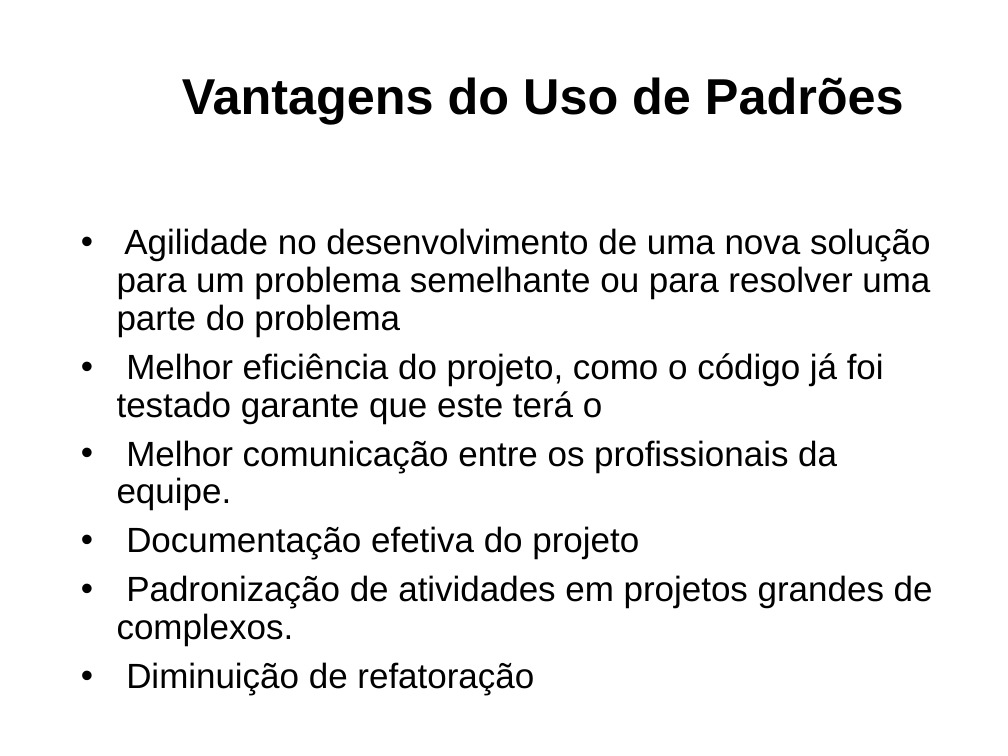
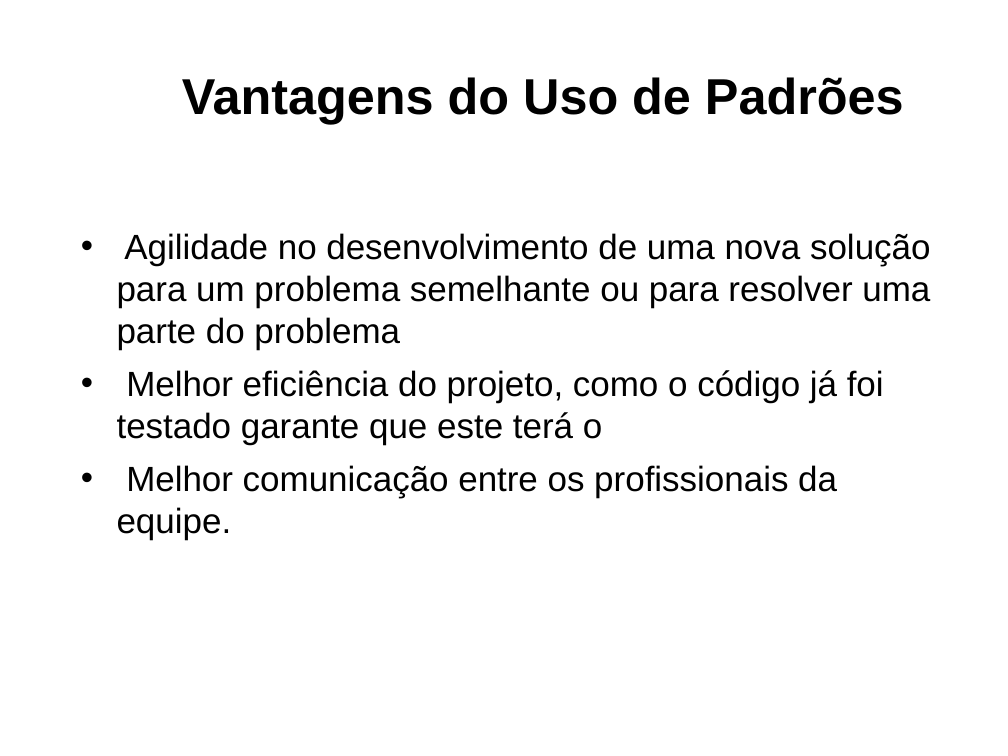
Before and after one commit to DudsNascimento/DuDente, a slide deck: slide 2 of Padroes de Software/Vantagens_Desvantagens.odp. Drawn at 1008x756 pixels with LibreOffice and Linux fonts; fonts in the diff are those of the drawing; background and template pictures are left out. Boxes give left, top, right and bottom in pixels: in the first picture for what was removed or moved away, otherwise in the second. Text is boxed around its words. In the diff, an @@ line names an element or a change of style, - is before the commit and + after.

Commit message:
melhorando

```diff
--- a/Padroes de Software/Vantagens_Desvantagens.odp
+++ b/Padroes de Software/Vantagens_Desvantagens.odp
@@ text "Agilidade no desenvolvimento de uma ..." at box(117, 233, 930, 540): line spacing 0.9 to 1 @@
@@ text at box(117, 526, 933, 646): paragraphs removed @@
-• Documentação efetiva do projeto
-• Padronização de atividades em projetos grandes de complexos.
-• Diminuição de refatoração
```
Also in this commit, not shown: 2 other slides changed, 2 slides added, 1 slide removed.
